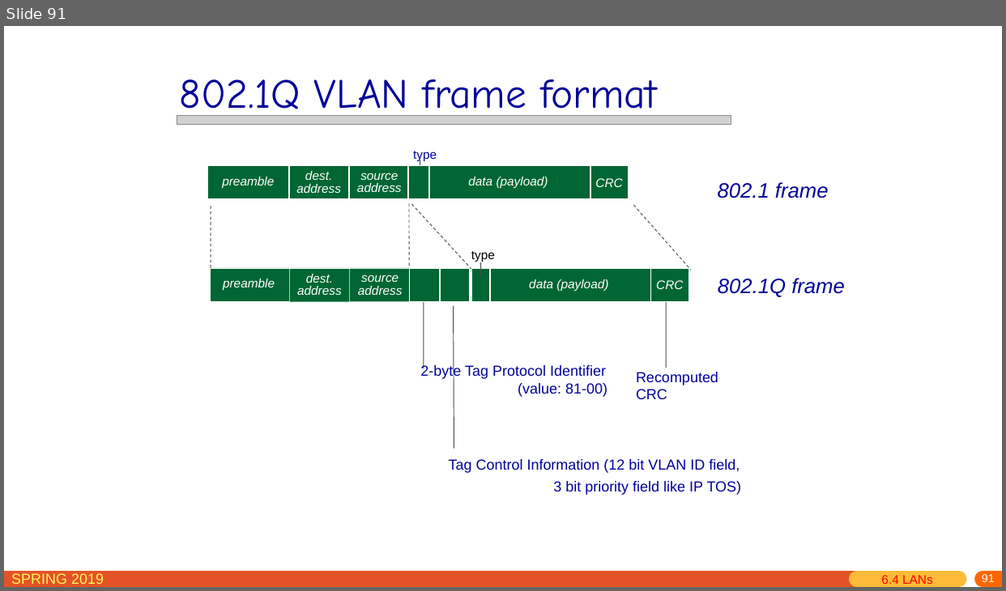
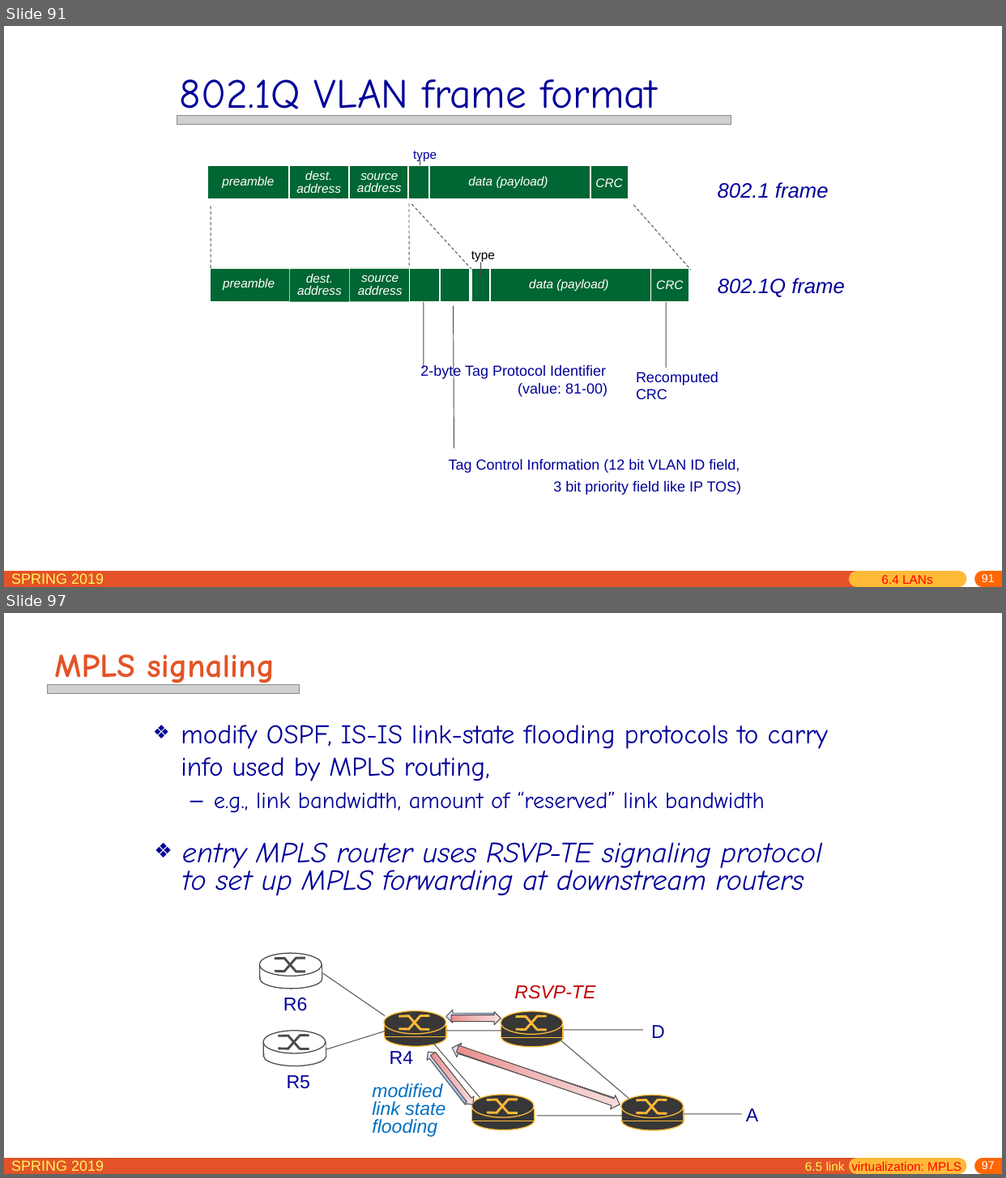
Before and after one commit to jichenghu/PPT_networkDistributed, a slide deck: chapter6.pptx. Shown one above the other, each under a label of ours: slide 91 before the commit, slides 91 and 97 after it; the slides between them are not shown. The pictures are 1006x591 and 1006x1178 pixels, drawn with LibreOffice and Linux fonts; fonts in the diff are those of the drawing; grey boxes stand for pictures. Boxes give left, top, right and bottom in pixels: in the first picture for what was removed or moved away, otherwise in the second. Text is boxed around its words. In the diff, an @@ line names an element or a change of style, - is before the commit and + after.

```diff
--- a/chapter6.pptx
+++ b/chapter6.pptx
@@ slide 97 added at (4,613,1002,1174), background #FFFFFF; not listed: 5 template elements that a slide beside it also shows @@
@@ title added at (54,654,275,688), 32 pt, text #E45327, bold @@
+MPLS signaling
@@ picture added at (48,685,300,694) @@
@@ text added at (181,725,828,813), 25.9 pt, text #000099 @@
+❖ modify OSPF, IS-IS link-state flooding protocols to carry info used by MPLS routing,
+  – e.g., link bandwidth, amount of “reserved” link bandwidth
@@ text added at (182,842,822,896), 28 pt, text #000099, italic @@
+❖ entry MPLS router uses RSVP-TE signaling protocol to set up MPLS forwarding at downstream routers
@@ group added at (259,954,322,989): 8 lines, 2 ellipses, 1 rectangle @@
@@ line added from (323, 973) to (385, 1016), #4C4C4C 0.75 pt @@
@@ text added at (283,998,307,1012), 18 pt, text #000099 @@
+R6
@@ group added at (428,986,622,1112): 3 right arrows, 1 text @@
+RSVP-TE
@@ group added at (384,1012,446,1046): 8 lines, 2 ellipses, 1 rectangle @@
@@ group added at (501,1012,563,1047): 8 lines, 2 ellipses, 1 rectangle @@
@@ text added at (651,1025,665,1038), 18 pt, text #000099 @@
+D
@@ group added at (263,1031,326,1066): 8 lines, 2 ellipses, 1 rectangle @@
@@ line added from (326, 1050) to (386, 1031), #4C4C4C 0.75 pt @@
@@ line added from (434, 1044) to (480, 1098), #4C4C4C 0.75 pt @@
@@ line added from (446, 1031) to (501, 1031), #4C4C4C 0.75 pt @@
@@ line added from (560, 1041) to (629, 1099), #4C4C4C 0.75 pt @@
@@ line added from (564, 1030) to (643, 1030), #4C4C4C 0.75 pt @@
@@ text added at (390,1051,413,1064), 18 pt, text #000099 @@
+R4
@@ text added at (287,1076,310,1089), 18 pt, text #000099 @@
+R5
@@ group added at (372,1011,617,1137): 3 right arrows, 1 text @@
+modified
+link state
+flooding
@@ group added at (472,1095,535,1131): 8 lines, 2 ellipses, 1 rectangle @@
@@ line added from (537, 1116) to (622, 1116), #4C4C4C 0.75 pt @@
@@ group added at (621,1095,684,1131): 8 lines, 2 ellipses, 1 rectangle @@
@@ line added from (684, 1114) to (742, 1114), #4C4C4C 0.75 pt @@
@@ text added at (746,1109,758,1122), 18 pt, text #000099 @@
+A
@@ text added at (805,1162,961,1174), 12 pt, text #FF0000 @@
+6.5 link virtualization: MPLS
```
Also in this commit, not shown: 14 slides changed, 16 other slides added.
